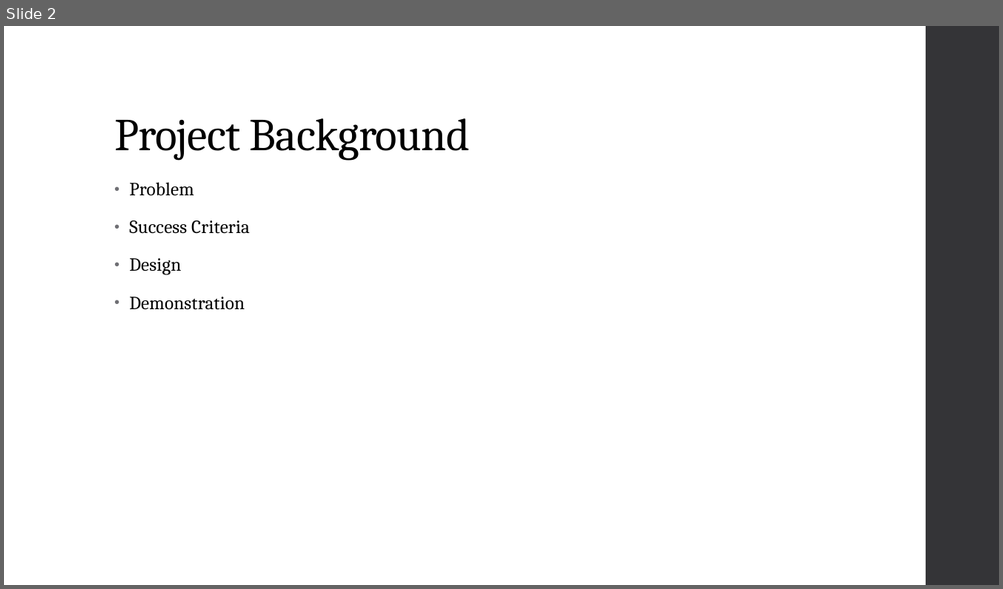
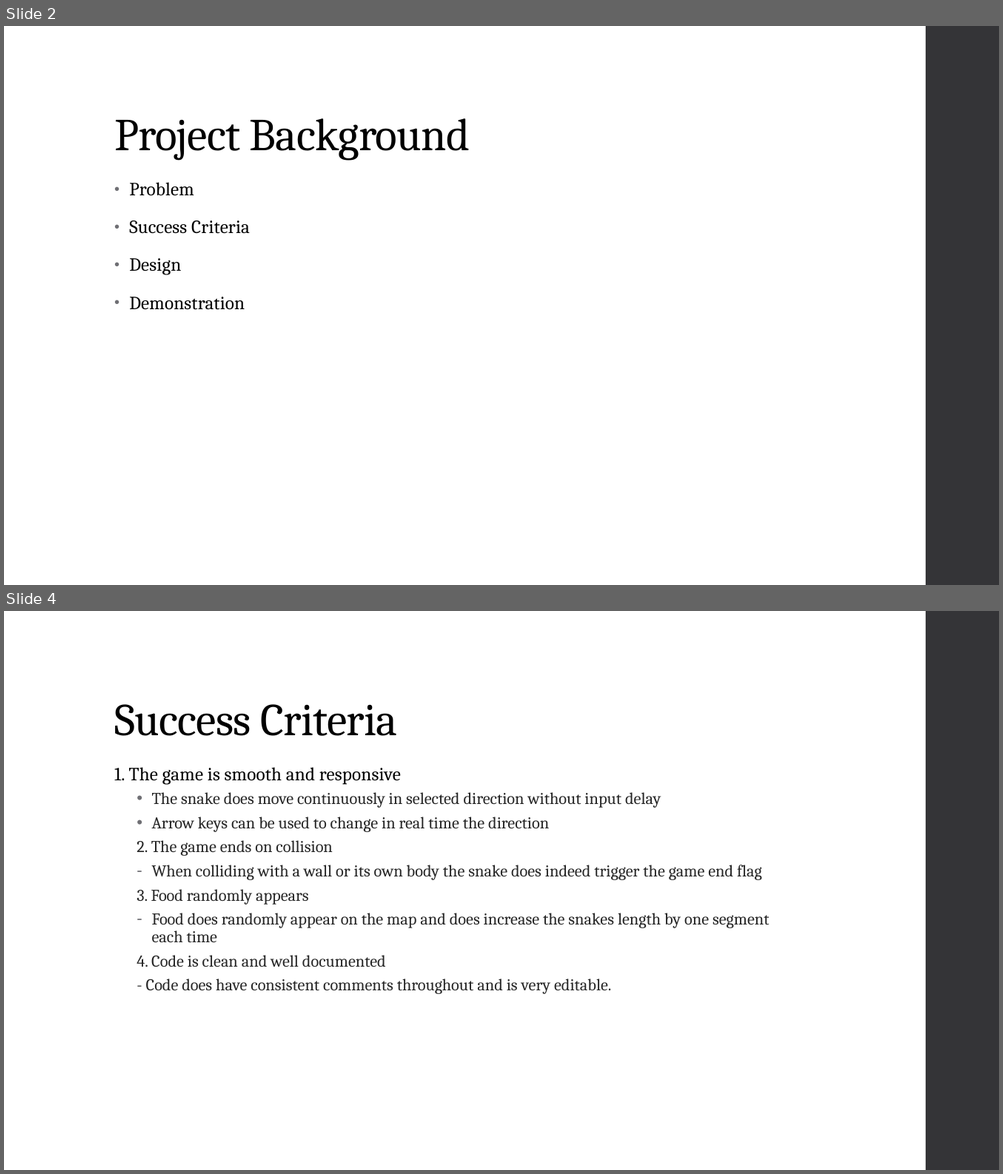
Before and after one commit to ZacharyYW/yearendproject25, a slide deck: Documentation/Year-End-Project-Presentation.pptx. Shown one above the other, each under a label of ours: slide 2 before the commit, slides 2 and 4 after it; the slides between them are not shown. The pictures are 1003x589 and 1003x1174 pixels, drawn with LibreOffice and Linux fonts; fonts in the diff are those of the drawing. Boxes give left, top, right and bottom in pixels: in the first picture for what was removed or moved away, otherwise in the second. Text is boxed around its words. In the diff, an @@ line names an element or a change of style, - is before the commit and + after.

```diff
--- a/Documentation/Year-End-Project-Presentation.pptx
+++ b/Documentation/Year-End-Project-Presentation.pptx
@@ slide 4 added at bbox=[4, 611, 999, 1170], background #FFFFFF; not listed: 1 template element that a slide beside it also shows @@
@@ title added at bbox=[114, 704, 398, 736], 44 pt, text #000000 @@
+Success Criteria
@@ text added at bbox=[114, 767, 769, 994], 16 pt, text #262626 @@
+1. The game is smooth and responsive
+  • The snake does move continuously in selected direction without input delay
+  • Arrow keys can be used to change in real time the direction
+  2. The game ends on collision
+  – When colliding with a wall or its own body the snake does indeed trigger the game end flag
+  3. Food randomly appears
+  – Food does randomly appear on the map and does increase the snakes length by one segment each time
+  4. Code is clean and well documented
+  - Code does have consistent comments throughout and is very editable.
```
Also in this commit, not shown: 1 slide changed, 3 other slides added.
